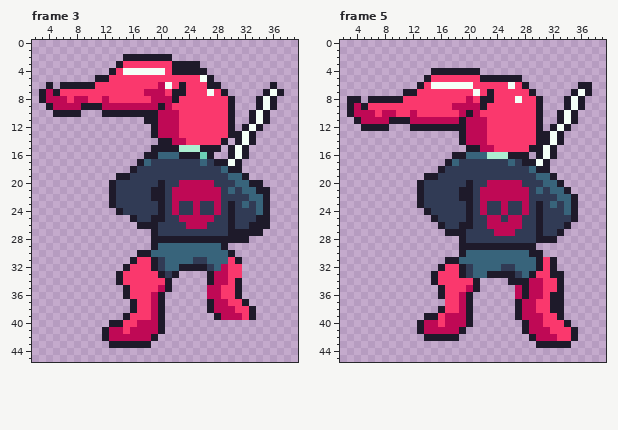
Two versions of one pixel-art file, Assets/Art/walk_cycle/mainchar_size1_walk_w.aseprite. This is how it looked before the edit.
50x50 pixels, 5 frames. Shown: frame 3: x 2..39, y 0..45; frame 5: x 2..39, y 0..45. The commit also changed other frames, which this record leaves out.
The same view after the edit:
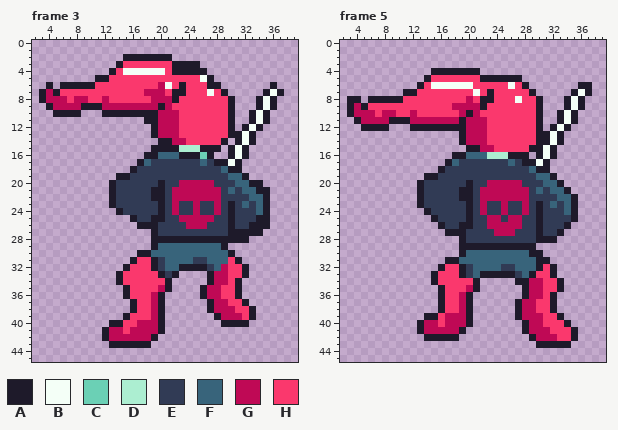
Palette (. is transparent): A #1e1a2a  B #f4fff7  C #6bd0b5  D #aceed1  E #313b55  F #38647b  G #bf0955  H #fa386d
Change:
{"where": "frame 3"}
{"frame":3,"y":32,"x":32,"old":".","new":"A"}
{"frame":3,"y":33,"x":32,"old":".","new":"A"}
{"frame":3,"y":35,"x":26,"old":".","new":"A"}
{"frame":3,"y":36,"x":26,"old":".","new":"A"}
{"frame":3,"y":40,"x":29,"old":"....","new":"AAAA"}
{"where": "frame 5"}
{"frame":5,"y":31,"x":31,"old":"HA","new":"A."}
{"frame":5,"y":33,"x":22,"old":"F","new":"A"}
{"frame":5,"y":33,"x":33,"old":"A","new":"."}
{"frame":5,"y":34,"x":26,"old":"A","new":"."}
{"frame":5,"y":35,"x":27,"old":"G","new":"."}
{"frame":5,"y":36,"x":27,"old":"G","new":"."}
{"frame":5,"y":36,"x":33,"old":"A","new":"."}
{"frame":5,"y":37,"x":16,"old":".","new":"A"}
{"frame":5,"y":37,"x":33,"old":"A","new":"."}
{"frame":5,"y":38,"x":33,"old":"A","new":"."}
